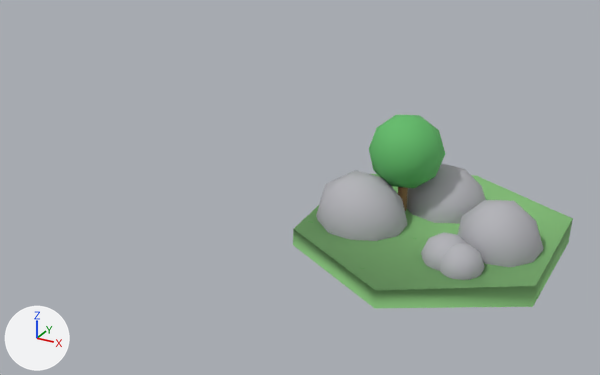
Renders of the glTF model src/scene/assets/grass_v1.glb from each side of a commit.
The view is the same before and after, from a 50 mm camera at (2.22, -2.63, 1.38) aimed at (0.77, 0.01, 0.06). Every picture has the same lights, and +X, +Y and +Z are marked at lower left. Where no turn or scale is listed for an object, it has been applied to the vertices.

Script lines for the objects in view, before the commit:
```python
ob_grassland_tile_1_001 = bpy.data.objects.new('grassland_tile_1.001', me_grassland_tile_1_mesh_001)
ob_grassland_tile_1_001.location = (1.326, 0.0, 0.0)
ob_rock_icosphere_012 = bpy.data.objects.new('rock_Icosphere.012', me_icosphere_014)
ob_rock_icosphere_012.location = (1.517, -0.258, 0.05)
ob_rock_icosphere_013 = bpy.data.objects.new('rock_Icosphere.013', me_icosphere_015)
ob_rock_icosphere_013.location = (1.332, 0.16, 0.05)
ob_rock_icosphere_014 = bpy.data.objects.new('rock_Icosphere.014', me_icosphere_016)
ob_rock_icosphere_014.location = (1.113, -0.104, 0.05)
ob_rock_icosphere_015 = bpy.data.objects.new('rock_Icosphere.015', me_icosphere_017)
ob_rock_icosphere_015.location = (1.466, -0.217, 0.05)
ob_rock_icosphere_016 = bpy.data.objects.new('rock_Icosphere.016', me_icosphere_018)
ob_rock_icosphere_016.location = (1.58, -0.067, 0.05)
ob_tree_crown_icosphere_002 = bpy.data.objects.new('tree_crown_Icosphere.002', me_icosphere_019)
ob_tree_crown_icosphere_002.location = (1.185, 0.045, 0.284)
ob_tree_trunk_cylinder_002 = bpy.data.objects.new('tree_trunk_Cylinder.002', me_cylinder_002)
ob_tree_trunk_cylinder_002.location = (1.185, 0.045, 0.12)
```
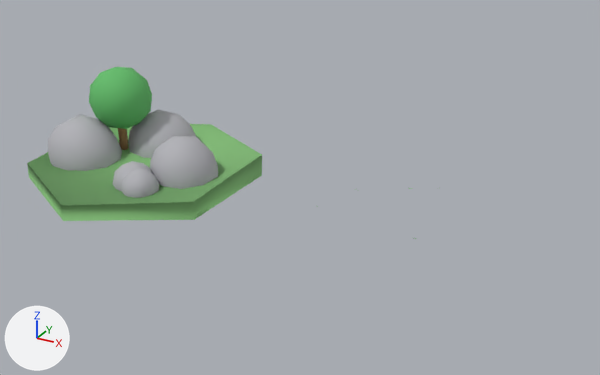
Where the newer file only moved an object's origin or applied its transform, the numbers keep the older frame.

What differs and where, as boxes [x1, y1, x2, y2] in the pictures (600 x 375 px):
'grassland_tile_1.001', moved: before [293, 174, 573, 308]; after [27, 124, 262, 221]
'rock_Icosphere.014', deleted: before [316, 170, 408, 241]
'tree_crown_Icosphere.002', deleted (green): before [369, 115, 445, 189]
'rock_Icosphere.016', deleted: before [458, 200, 544, 267]
'rock_Icosphere.042', added: after [48, 114, 122, 171]
'rock_Icosphere.013', deleted: before [407, 163, 486, 224]
'tree_crown_Icosphere.008', added (green): after [89, 67, 152, 129]
'rock_Icosphere.044', added: after [150, 136, 218, 189]
'rock_Icosphere.041', added: after [128, 109, 196, 158]
'rock_Icosphere.012', deleted: before [440, 243, 485, 280]
'rock_Icosphere.015', deleted: before [421, 232, 468, 271]
'rock_Icosphere.040', added: after [121, 169, 159, 198]
'rock_Icosphere.043', added: after [113, 161, 153, 191]
'tree_trunk_Cylinder.008', added: after [118, 128, 129, 150]
'tree_trunk_Cylinder.002', deleted: before [398, 187, 408, 211]

The change, as a diff of the scene's bpy script:
```diff
--- a/src/scene/assets/grass_v1.glb.py
+++ b/src/scene/assets/grass_v1.glb.py
@@ ob_grassland_tile_1_001 @@
 ob_grassland_tile_1_001 = bpy.data.objects.new('grassland_tile_1.001', me_grassland_tile_1_mesh_001)
-ob_grassland_tile_1_001.location = (1.326, 0.0, 0.0)
+ob_grassland_tile_1_001.location = (0.0, 0.0, 0.0)
@@ ob_rock_icosphere_012 @@
-ob_rock_icosphere_012 = bpy.data.objects.new('rock_Icosphere.012', me_icosphere_014)
@@ ob_rock_icosphere_013 @@
-ob_rock_icosphere_013 = bpy.data.objects.new('rock_Icosphere.013', me_icosphere_015)
@@ ob_rock_icosphere_014 @@
-ob_rock_icosphere_014 = bpy.data.objects.new('rock_Icosphere.014', me_icosphere_016)
@@ ob_rock_icosphere_015 @@
-ob_rock_icosphere_015 = bpy.data.objects.new('rock_Icosphere.015', me_icosphere_017)
@@ ob_rock_icosphere_016 @@
-ob_rock_icosphere_016 = bpy.data.objects.new('rock_Icosphere.016', me_icosphere_018)
@@ ob_tree_trunk_cylinder_002 @@
-ob_tree_trunk_cylinder_002 = bpy.data.objects.new('tree_trunk_Cylinder.002', me_cylinder_002)
@@ ob_tree_crown_icosphere_002 @@
-ob_tree_crown_icosphere_002 = bpy.data.objects.new('tree_crown_Icosphere.002', me_icosphere_019)
@@ ob_tree_crown_icosphere_008 @@
+ob_tree_crown_icosphere_008 = bpy.data.objects.new('tree_crown_Icosphere.008', me_icosphere_084)  # an icosphere of 80 faces spanning x -0.276..-0.009, y -0.092..0.185, z 0.145..0.424; in mat_leaf_mat (green #61bc69)
+ob_tree_crown_icosphere_008.location = (0.0, 0.0, 0.0)
@@ ob_tree_trunk_cylinder_008 @@
+ob_tree_trunk_cylinder_008 = bpy.data.objects.new('tree_trunk_Cylinder.008', me_cylinder_014)  # 16 vertices, 28 faces; spans x -0.167..-0.129, y 0.026..0.064, z 0.04..0.2; in mat_trunk_mat (brown #a07c50)
+ob_tree_trunk_cylinder_008.location = (0.0, 0.0, 0.0)
@@ ob_rock_icosphere_044 @@
+ob_rock_icosphere_044 = bpy.data.objects.new('rock_Icosphere.044', me_icosphere_083)  # 42 vertices, 80 faces; spans x 0.105..0.399, y -0.196..0.085, z -0.105..0.21; in mat_rock_mat (grey #b3b3b8)
+ob_rock_icosphere_044.location = (0.0, 0.0, 0.0)
@@ ob_rock_icosphere_043 @@
+ob_rock_icosphere_043 = bpy.data.objects.new('rock_Icosphere.043', me_icosphere_082)  # 42 vertices, 80 faces; spans x 0.042..0.207, y -0.311..-0.136, z -0.035..0.127; in mat_rock_mat (grey #b3b3b8)
+ob_rock_icosphere_043.location = (0.0, 0.0, 0.0)
@@ ob_rock_icosphere_042 @@
+ob_rock_icosphere_042 = bpy.data.objects.new('rock_Icosphere.042', me_icosphere_081)  # 42 vertices, 80 faces; spans x -0.403..-0.08, y -0.249..0.042, z -0.107..0.224; in mat_rock_mat (grey #b3b3b8)
+ob_rock_icosphere_042.location = (0.0, 0.0, 0.0)
@@ ob_rock_icosphere_041 @@
+ob_rock_icosphere_041 = bpy.data.objects.new('rock_Icosphere.041', me_icosphere_080)  # 42 vertices, 80 faces; spans x -0.174..0.14, y 0.001..0.319, z -0.094..0.211; in mat_rock_mat (grey #b3b3b8)
+ob_rock_icosphere_041.location = (0.0, 0.0, 0.0)
@@ ob_rock_icosphere_040 @@
+ob_rock_icosphere_040 = bpy.data.objects.new('rock_Icosphere.040', me_icosphere_079)  # 42 vertices, 80 faces; spans x 0.114..0.259, y -0.337..-0.182, z -0.037..0.122; in mat_rock_mat (grey #b3b3b8)
+ob_rock_icosphere_040.location = (0.0, 0.0, 0.0)
```
